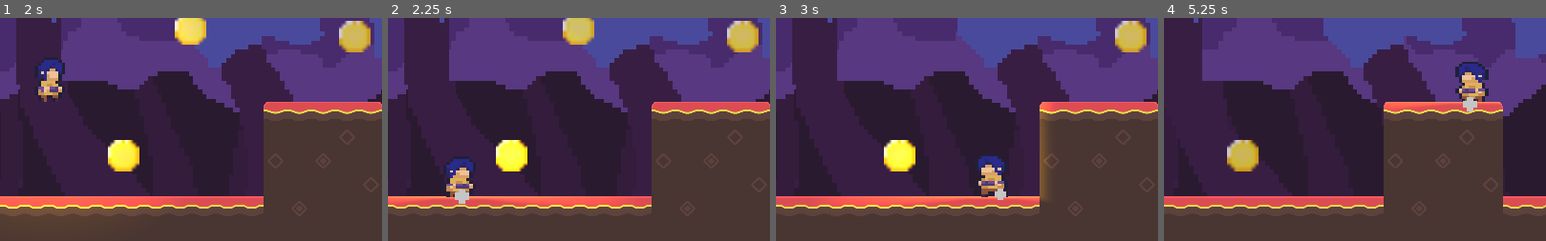
Above: before the commit, frames 1-4 (left to right).
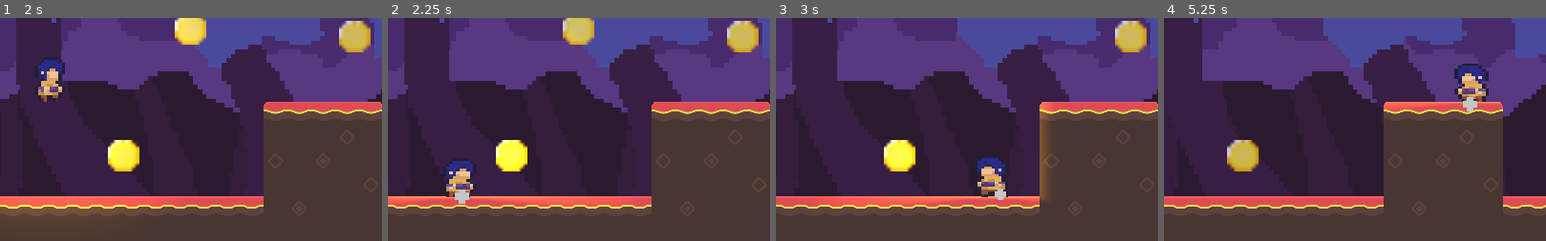
Above: after the commit, the same moments.

Repository: studio-heart-engine/joyspring
Game: Godot game, scene res://Menu.tscn
Two runs of this game, one before a commit and one after it. Both use one fixed random seed, a clock stepped at 60 frames per second and the inputs below.
Inputs:
- Up to frame 1 (2 s): click "About" at 0.5 s; hold Right (ui_right) from 1.28 s (still down); hold Shift (sneak) from 1.28 s (still down); tap Space (jump) at 1.52 s
- Up to frame 2 (2.25 s): keep holding Right (ui_right); release Shift (sneak) at 2.03 s; tap Shift (sneak) at 2.1 s
- Up to frame 3 (3 s): tap Space (jump) at 2.27 s; release Right (ui_right) at 2.78 s; hold Left (ui_left) from 2.78 s (still down); hold Shift (sneak) from 2.78 s (still down)
- Up to frame 4 (5.25 s): release Left (ui_left) at 3.53 s; release Shift (sneak) at 3.53 s; hold Right (ui_right) 3.53-5.03 s; tap Shift (sneak) at 3.6, 5.1 s; tap Space (jump) at 3.77, 4.52 s; hold Shift (sneak) 4.28-5.03 s; hold Left (ui_left) from 5.03 s (still down)
The pictures show only the part of the screen within x 9-59%, y 46-96%; the shares and areas given below are measured in that part.

Frame 1 is identical in both runs. In frame 2, 0.3% of the frame differs, in the area x 15-23%, y 63-81%; in frame 3, 0.3%; in frame 4, 0.4%, in the area x 76-85%, y 19-38%.

Commit message:
shortened squish animation

Diff:
--- a/PlatformerTemplate.tscn
+++ b/PlatformerTemplate.tscn
@@ -384,6 +384,4 @@
 
 [node name="ForegroundParticles" type="CanvasLayer" parent="."]
 
-[node name="Particles2D" type="Particles2D" parent="ForegroundParticles"]
-
 [editable path="Player"]
--- a/Riley.tscn
+++ b/Riley.tscn
@@ -4,7 +4,7 @@
 
 [sub_resource type="Animation" id=1]
 resource_name = "squish"
-length = 0.2
+length = 0.14
 tracks/0/type = "value"
 tracks/0/path = NodePath("Sprite:scale")
 tracks/0/interp = 1
@@ -12,7 +12,7 @@
 tracks/0/imported = false
 tracks/0/enabled = true
 tracks/0/keys = {
-"times": PoolRealArray( 0, 0.1, 0.2 ),
+"times": PoolRealArray( 0, 0.07, 0.14 ),
 "transitions": PoolRealArray( 1, 1, 1 ),
 "update": 0,
 "values": [ Vector2( 1, 1 ), Vector2( 1.2, 0.8 ), Vector2( 1, 1 ) ]
@@ -34,7 +34,7 @@
 "values": [ Vector2( 1, 1 ), Vector2( 0.7, 1.4 ), Vector2( 1, 1 ) ]
 }
 
-[node name="Node2D" instance=ExtResource( 1 )]
+[node name="Node2D" index="0" instance=ExtResource( 1 )]
 
 [node name="Sprite" parent="." index="0"]
 offset = Vector2( 0, -8 )
